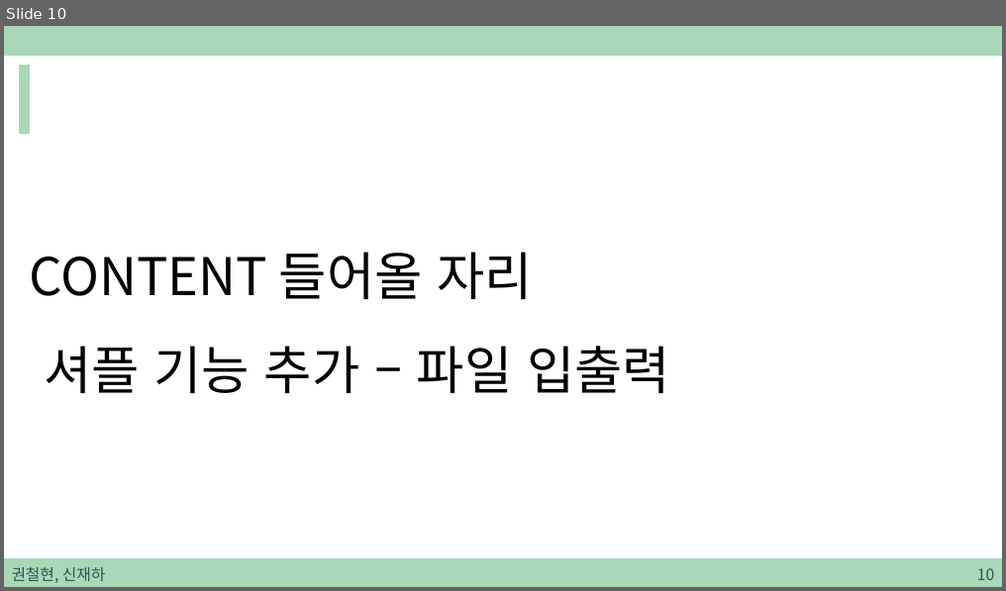
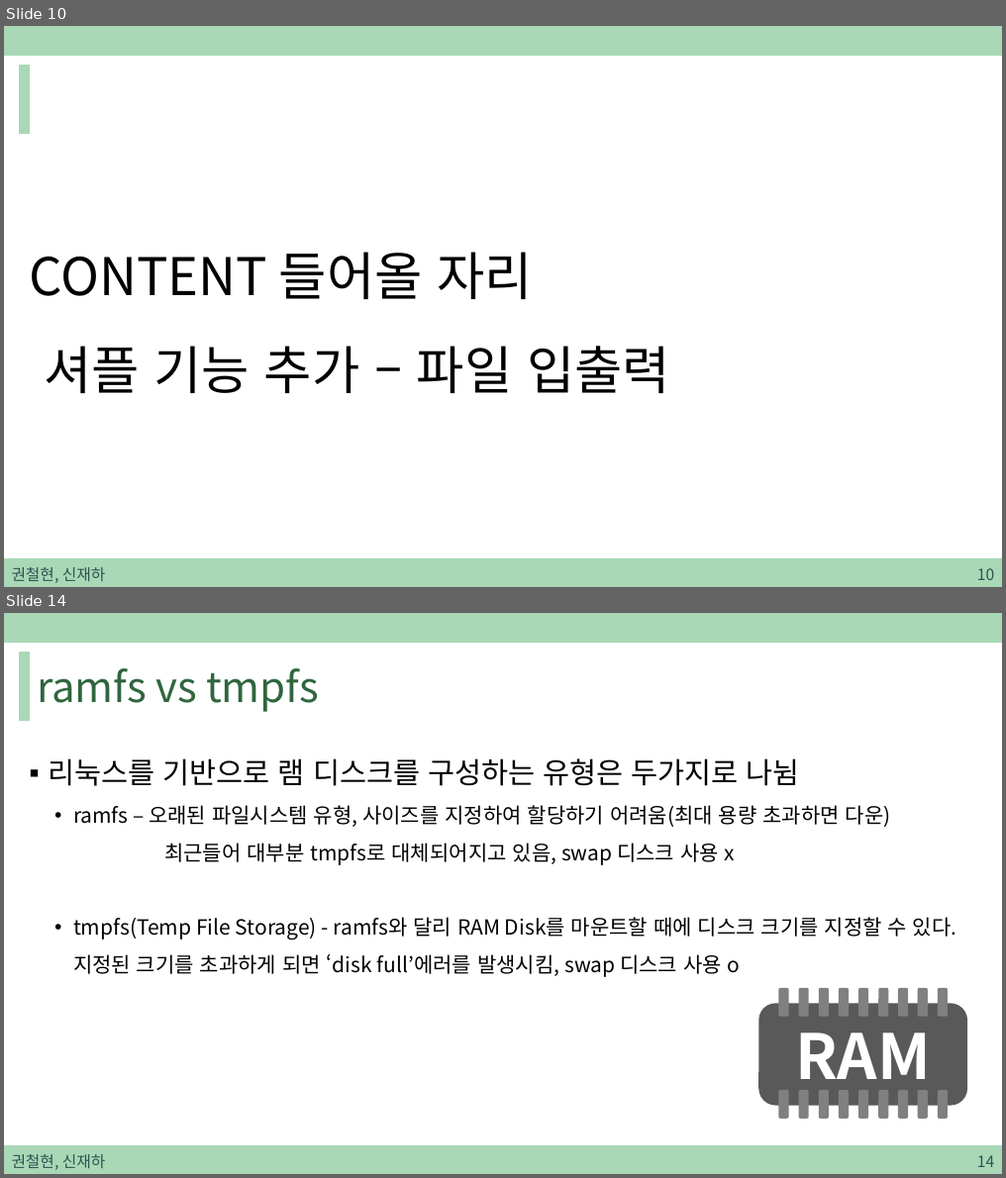
Before and after one commit to sjh4287/capston, a slide deck: 2022.02.18/권철현,신재하.pptx. Shown one above the other, each under a label of ours: slide 10 before the commit, slides 10 and 14 after it; the slides between them are not shown. The pictures are 1006x591 and 1006x1178 pixels, drawn with LibreOffice and Linux fonts; fonts in the diff are those of the drawing. Boxes give left, top, right and bottom in pixels: in the first picture for what was removed or moved away, otherwise in the second. Text is boxed around its words. In the diff, an @@ line names an element or a change of style, - is before the commit and + after.

```diff
--- a/2022.02.18/권철현,신재하.pptx
+++ b/2022.02.18/권철현,신재하.pptx
@@ slide 14 added at <box>4,613,1002,1174</box>, background #FFFFFF; not listed: 3 template elements that a slide beside it also shows @@
@@ title added at <box>37,668,319,712</box>, 40 pt, text #2F663E @@
+ramfs vs tmpfs
@@ text added at <box>48,759,957,977</box>, 20 pt, text #000000 @@
+▪ 리눅스를 기반으로 램 디스크를 구성하는 유형은 두가지로 나뉨
+  • ramfs – 오래된 파일시스템 유형, 사이즈를 지정하여 할당하기 어려움(최대 용량 초과하면 다운)
+  최근들어 대부분 tmpfs로 대체되어지고 있음, swap 디스크 사용 x
+  • tmpfs(Temp File Storage) - ramfs와 달리 RAM Disk를 마운트할 때에 디스크 크기를 지정할 수 있다. 지정된 크기를 초과하게 되면 ‘disk full’에러를 발생시킴, swap 디스크 사용 o
@@ group added at <box>758,988,967,1119</box>: 19 rounded rectangles @@
+RAM
@@ text added at <box>12,1155,105,1170</box>, 15 pt, text #305250 @@
+권철현, 신재하
@@ page number added at <box>977,1156,994,1167</box>, 15 pt, text #305250 @@
+14
```
Also in this commit, not shown: 1 slide changed, 25 other slides added.
